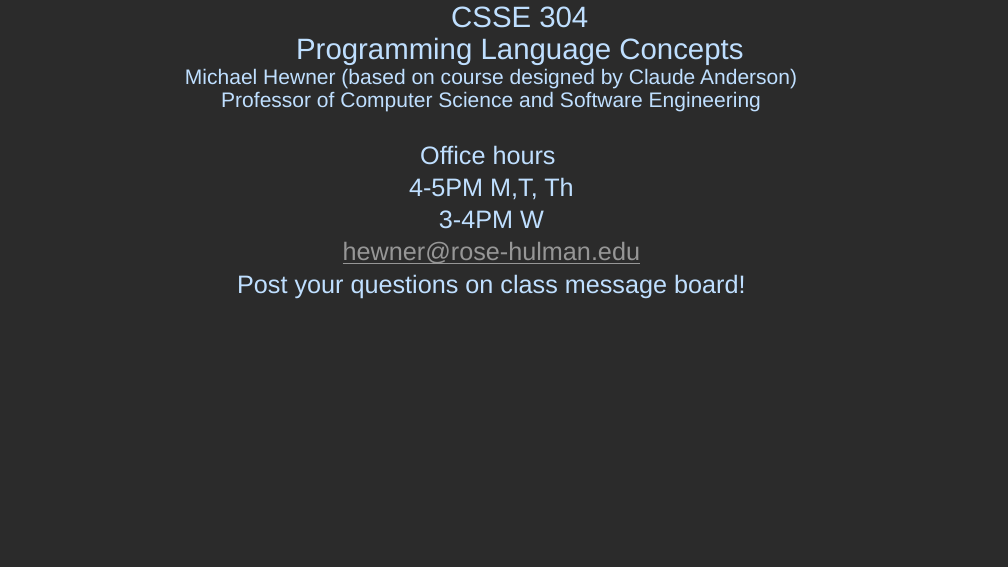
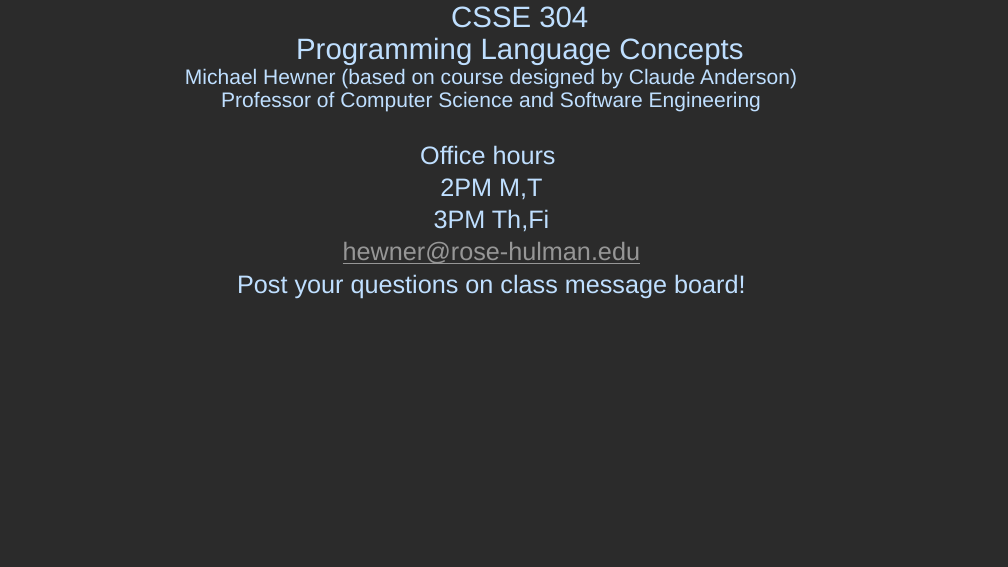
Before and after one commit to RHIT-CSSE/csse304, a slide deck: slide 1 of ClassMaterials/SchemeIntro/SchemeIntro.pptx (slide 2 before the commit). Drawn at 1008x567 pixels with LibreOffice and Linux fonts; fonts in the diff are those of the drawing; background and template pictures are left out; a plain dark background stands for a picture behind light text. Boxes give left, top, right and bottom in pixels: in the first picture for what was removed or moved away, otherwise in the second. Text is boxed around its words. In the diff, an @@ line names an element or a change of style, - is before the commit and + after.

```diff
--- a/ClassMaterials/SchemeIntro/SchemeIntro.pptx
+++ b/ClassMaterials/SchemeIntro/SchemeIntro.pptx
@@ subtitle at bbox=[434, 178, 549, 232]: text changed @@
-4-5PM M,T, Th
-3-4PM W
+2PM M,T
+3PM Th,Fi
```
Also in this commit, not shown: 1 other slide changed, 2 slides added, 3 slides removed, 2 other files.
